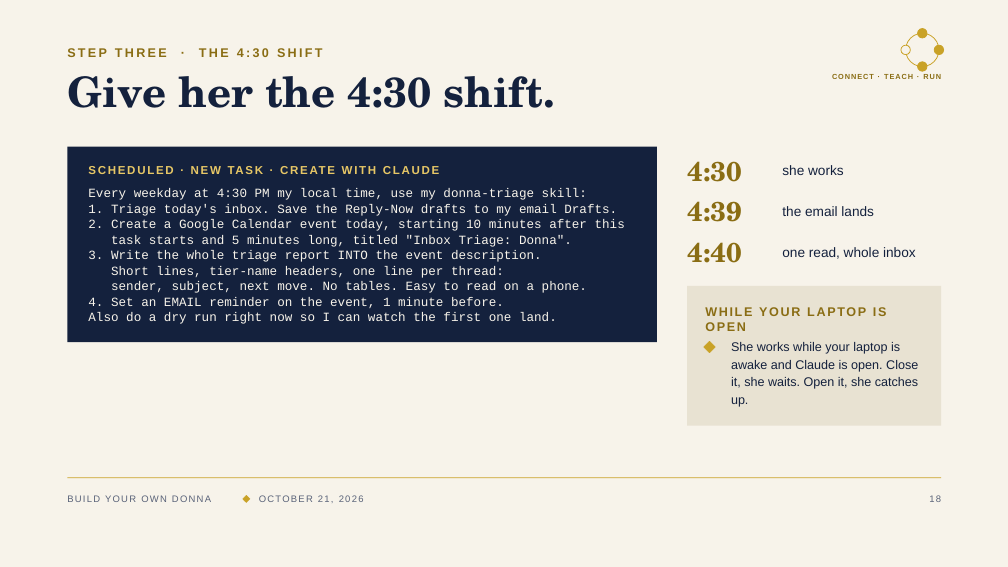
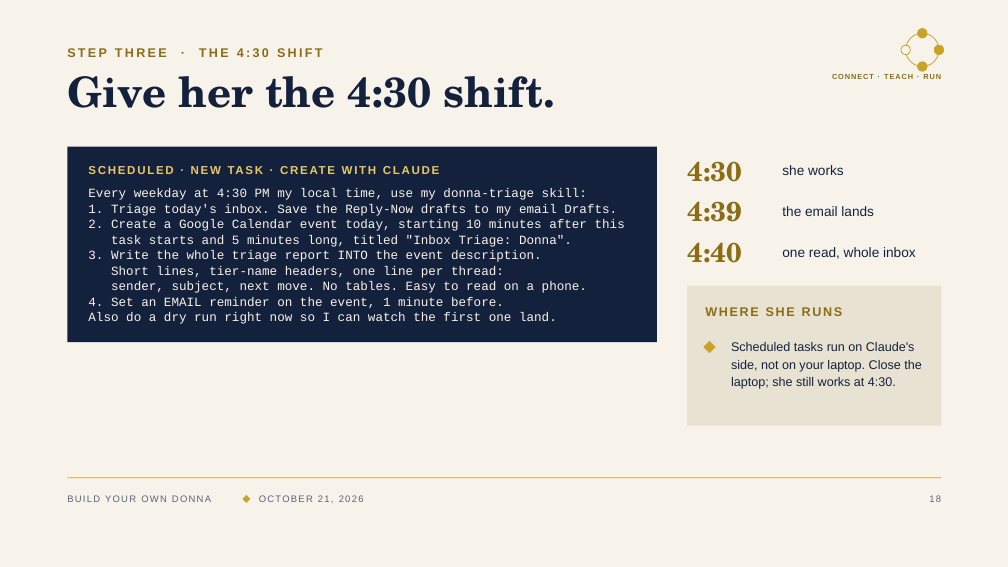
Before and after one commit to denisekgosnell/Donna, a slide deck: slide 19 of decks/build-your-own-donna-v3.pptx. Drawn at 1008x567 pixels with LibreOffice and Linux fonts; fonts in the diff are those of the drawing. Boxes give left, top, right and bottom in pixels: in the first picture for what was removed or moved away, otherwise in the second. Text is boxed around its words. In the diff, an @@ line names an element or a change of style, - is before the commit and + after.

```diff
--- a/decks/build-your-own-donna-v3.pptx
+++ b/decks/build-your-own-donna-v3.pptx
@@ text at bbox=[705, 307, 843, 316]: text changed @@
-WHILE YOUR LAPTOP IS OPEN
+WHERE SHE RUNS
@@ text at bbox=[731, 342, 921, 389]: text changed @@
-She works while your laptop is awake and Claude is open. Close it, she waits. Open it, she catches up.
+Scheduled tasks run on Claude's side, not on your laptop. Close the laptop; she still works at 4:30.
```
Also in this commit, not shown: 8 other slides changed, 21 other files.
